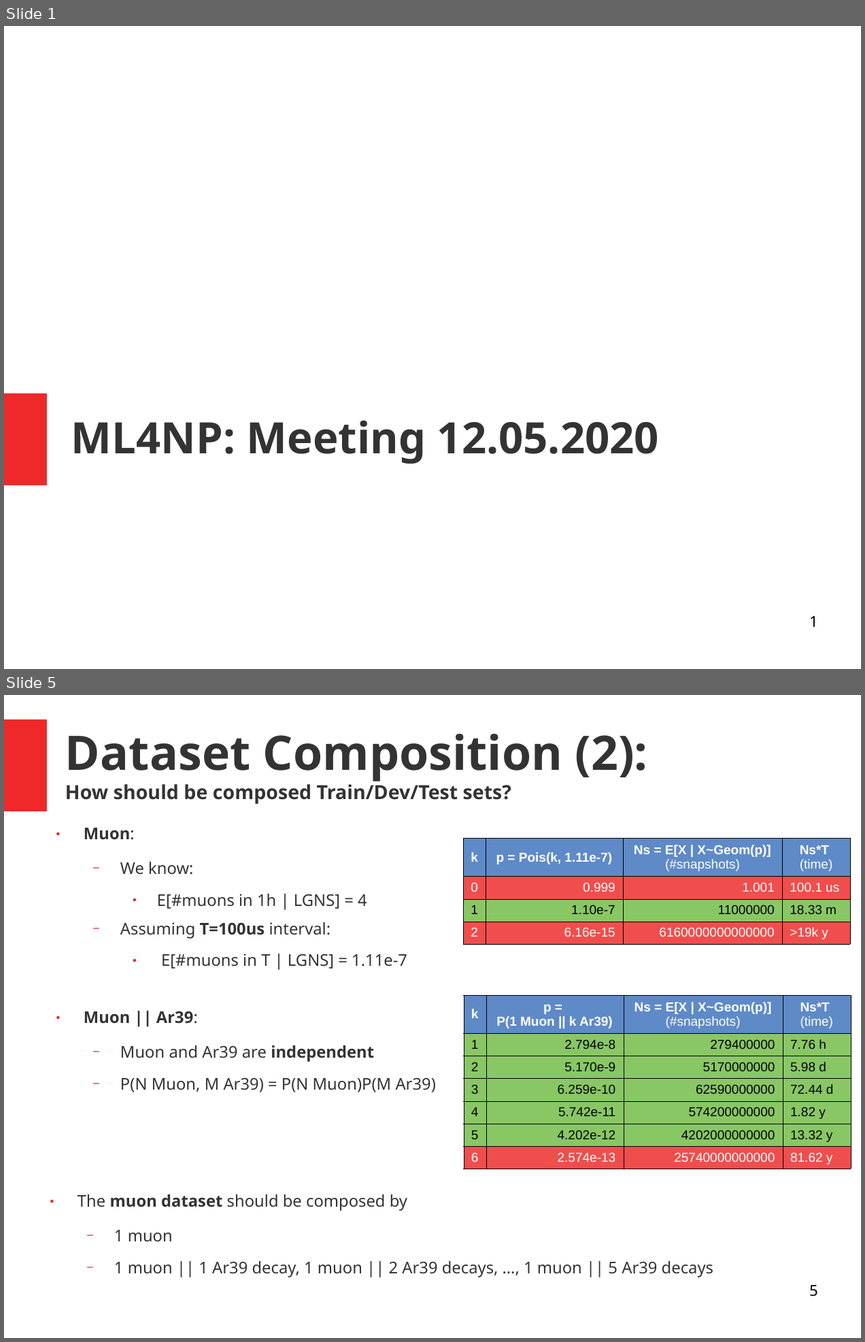
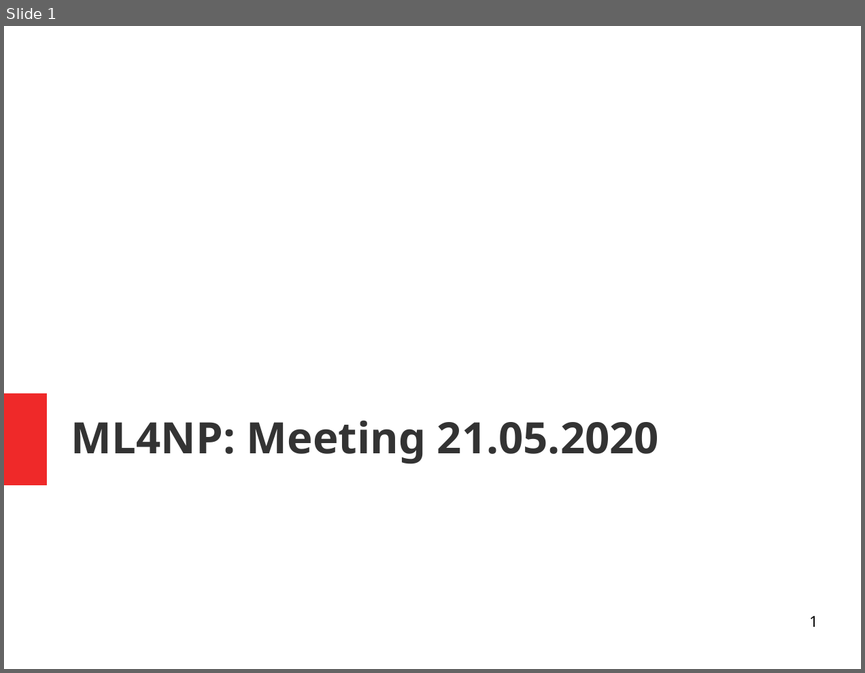
Before and after one commit to luigiberducci/ML4NP, a slide deck: Docs/meeting_ml4np_21mag2020.odp. Shown one above the other, each under a label of ours: slides 1 and 5 before the commit, slide 1 after it; the slides between them are not shown. The pictures are 865x1342 and 865x673 pixels, drawn with LibreOffice and Linux fonts; fonts in the diff are those of the drawing. Boxes give left, top, right and bottom in pixels: in the first picture for what was removed or moved away, otherwise in the second. Text is boxed around its words. In the diff, an @@ line names an element or a change of style, - is before the commit and + after.

```diff
--- a/Docs/meeting_ml4np_21mag2020.odp
+++ b/Docs/meeting_ml4np_21mag2020.odp
@@ slide 5 removed at <box>4,695,861,1338</box>, background #FFFFFF @@
@@ rectangle removed at <box>4,719,47,811</box> @@
@@ title removed at <box>65,734,647,804</box> @@
-Dataset Composition (2):
-How should be composed Train/Dev/Test sets?
@@ text removed at <box>84,828,436,1092</box> @@
-● Muon:
-  − We know:
-    ● E[#muons in 1h | LGNS] = 4
-  − Assuming T=100us interval:
-    ● E[#muons in T | LGNS] = 1.11e-7
-● Muon || Ar39:
-  − Muon and Ar39 are independent
-  − P(N Muon, M Ar39) = P(N Muon)P(M Ar39)
@@ table removed at <box>464,838,851,1021</box>, 4 rows, 4 columns @@
-k | p = Pois(k, 1.11e-7) | Ns = E[X | X~Geom(p)] (#snapshots) | Ns*T / (time)
-0 | 0.999 | 1.001 | 100.1 us
-1 | 1.10e-7 | 11000000 | 18.33 m
-2 | 6.16e-15 | 6160000000000000 | >19k y
@@ table removed at <box>464,995,851,1168</box>, 7 rows, 4 columns @@
-k | p = P(1 Muon || k Ar39) | Ns = E[X | X~Geom(p)] (#snapshots) | Ns*T / (time)
-1 | 2.794e-8 | 279400000 | 7.76 h
-2 | 5.170e-9 | 5170000000 | 5.98 d
-3 | 6.259e-10 | 62590000000 | 72.44 d
-4 | 5.742e-11 | 574200000000 | 1.82 y
-5 | 4.202e-12 | 4202000000000 | 13.32 y
-6 | 2.574e-13 | 25740000000000 | 81.62 y
@@ text removed at <box>77,1194,713,1277</box> @@
-● The muon dataset should be composed by
-  − 1 muon
-  − 1 muon || 1 Ar39 decay, 1 muon || 2 Ar39 decays, …, 1 muon || 5 Ar39 decays
@@ page number removed at <box>809,1285,818,1296</box> @@
-5
@@ slide 1 changed as well @@
@@ title at <box>71,420,659,464</box>: text changed @@
-ML4NP: Meeting 12.05.2020
+ML4NP: Meeting 21.05.2020
```
Also in this commit, not shown: 11 slides added, 7 other slides removed, 7 other files.
